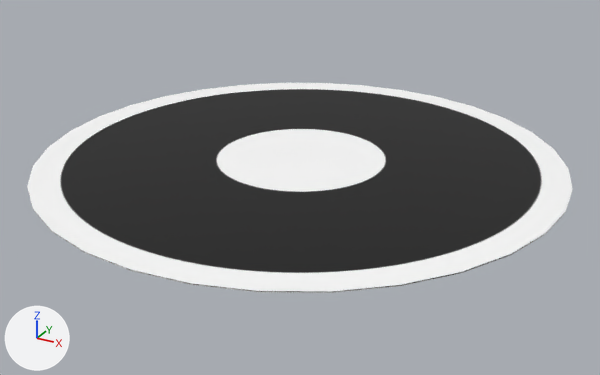
The COLLADA model rotors_description/models/whycon_marker/meshes/whycon_marker.dae, before and after one commit.
Both versions are drawn from a 50 mm lens placed at (0.0354, -0.0644, 0.0291), pointed at (0.0005, -0.001, -0.0026). Lighting does not change. The marker at lower left points along +X, +Y and +Z. Where no turn or scale is listed for an object, it has been applied to the vertices.
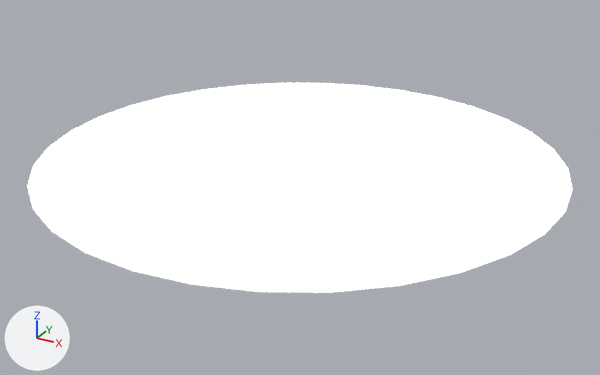
Pixel boxes [x1, y1, x2, y2] of what changed, in the pictures (600 x 375 px):
'Cylinder', surface changed: [27, 83, 573, 293] in both

What changed in the scene script:
```text
Change mat_material_001:
    add mat_material_001.emission_strength = 1.0
```
